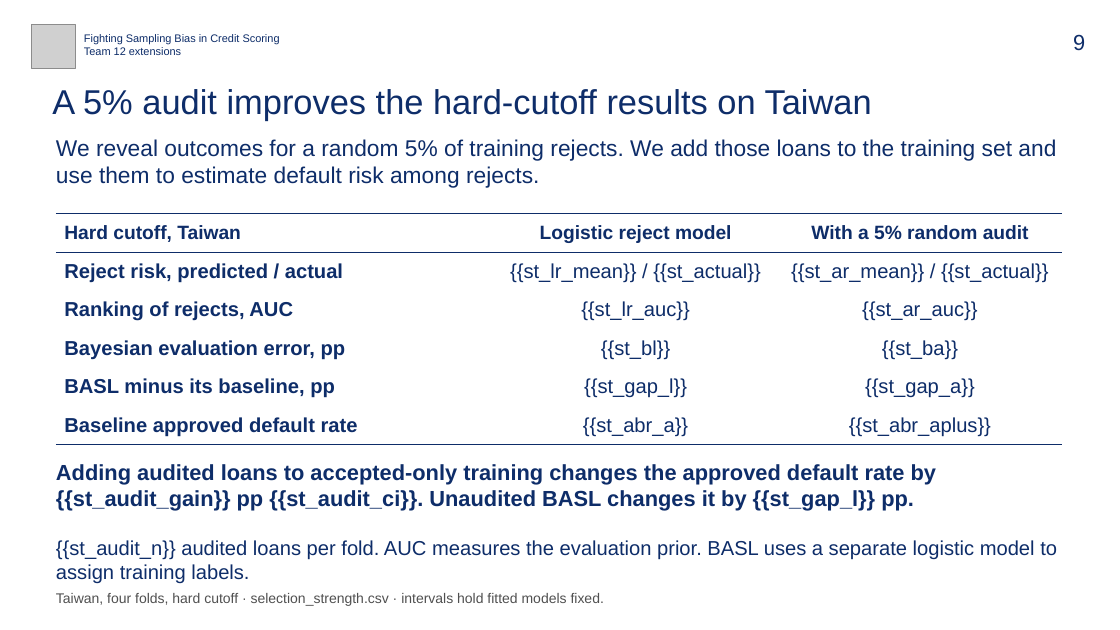
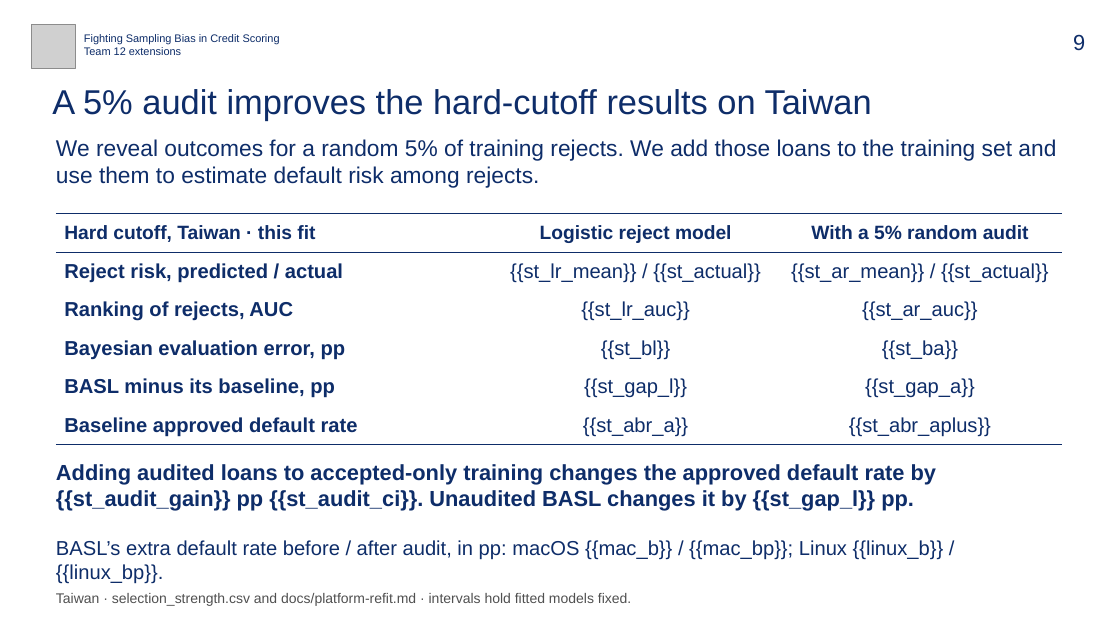
Before and after one commit to bigpurota/paper11, a slide deck: slide 9 of slides/talk-template.pptx. Drawn at 1120x630 pixels with LibreOffice and Linux fonts; fonts in the diff are those of the drawing; grey boxes stand for pictures. Boxes give left, top, right and bottom in pixels: in the first picture for what was removed or moved away, otherwise in the second. Text is boxed around its words. In the diff, an @@ line names an element or a change of style, - is before the commit and + after.

Commit message:
Report which audit effects survive an independent Linux refit

```diff
--- a/slides/talk-template.pptx
+++ b/slides/talk-template.pptx
@@ table at box(56, 213, 1064, 444) @@
-row 1, column 1: Hard cutoff, Taiwan
+row 1, column 1: Hard cutoff, Taiwan · this fit
@@ text at box(56, 540, 944, 584): text changed @@
-{{st_audit_n}} audited loans per fold. AUC measures the evaluation prior. BASL uses a separate logistic model to assign training labels.
+BASL’s extra default rate before / after audit, in pp: macOS {{mac_b}} / {{mac_bp}}; Linux {{linux_b}} / {{linux_bp}}.
@@ text at box(56, 593, 631, 606): text changed @@
-Taiwan, four folds, hard cutoff · selection_strength.csv · intervals hold fitted models fixed.
+Taiwan · selection_strength.csv and docs/platform-refit.md · intervals hold fitted models fixed.
```
Also in this commit, not shown: 3 other slides changed, 21 other files.
